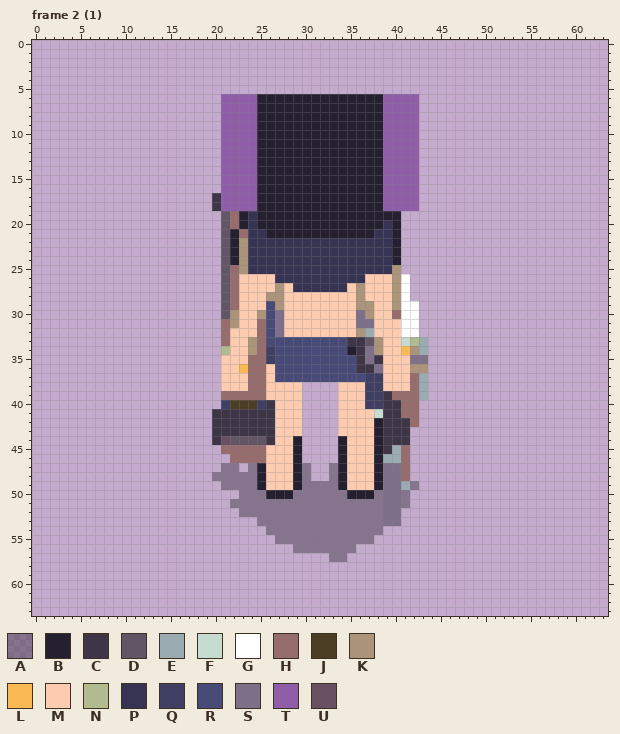
Two versions of one pixel-art file, resources/asesprite/Sprites64.aseprite. This is how it looked before the edit.
64x64 pixels, 153 frames. Shown: frame 2 (1). The commit also changed other frames, which this record leaves out.
Palette (. is transparent): A #25203064  B #252030  C #3e3546  D #625565  E #9babb2  F #c7dcd0  G #ffffff  H #966c6c  J #4c3e24  K #ab947a  L #fbb954  M #fdcbb0  N #b2ba90  P #363452  Q #3f3f64  R #484a77  S #7f708a  T #905ea9  U #694f62
Pixels before, frame 2 (1) (only the part around the change), first column x 26:
15 BBBBBBBBBBBBBTTTT...........
16 BBBBBBBBBBBBBTTTT...........
17 BBBBBBBBBBBBBTTTT...........
18 BBBBBBBBBBBBBTTTT...........
19 BBBBBBBBBBBBBBB.............
20 BBBBBBBBBBBBBPB.............
21 BBBBBBBBBBBBPPB.............
22 PPPPPPPPPPPPPPB.............
23 PPPPPPPPPPPPPPB.............
24 PPPPPPPPPPPPPPB.............
25 PPPPPPPPPPPPPPK.............
26 MPPPPPPPPPPMMMKG............
27 MKMPPPPPPMKMMMKG............
28 KKMMMMMMMMKMMMKG............
29 RKMMMMMMMMKKMMKGG...........
30 RSMMMMMMMMSKMMHGG...........
31 RSMMMMMMMMSSMMMGG...........
32 RSMMMMMMMMKEMMMGG...........
33 RRRRRRRRRCCDKMMFNE..........
34 QRRRRRRRRBCSKMMLKE..........
35 QRRRRRRRRRCSCMMMSS..........
36 MRRRRRRRRRCCSMMMKK..........
37 MRRRRRRRRRRQQMMMHE..........
38 MMMM....MMMQQMMMHE..........
39 MMMM....MMMQQCHHHE..........
40 CMMM....MMMQQCCHH...........
41 CMMM....MMMMFCCHH...........
42 CMMM....MMMMBCCCH...........
43 CMMM....MMMMBCCC............
44 CMMB....BMMMBCCC............
45 MMMB....BMMMBCEH............
46 MMMB....BMMMBEEH............
47 MMMBA..ABMMMBSSH............
48 MMMBA..ABMMMBSSH............
49 MMMBAAAABMMMBSSEA...........
50 BBBAAAAAABBBASSA............
51 AAAAAAAAAAAAASSA............
52 AAAAAAAAAAAAASS.............
53 AAAAAAAAAAAAASS.............
After:
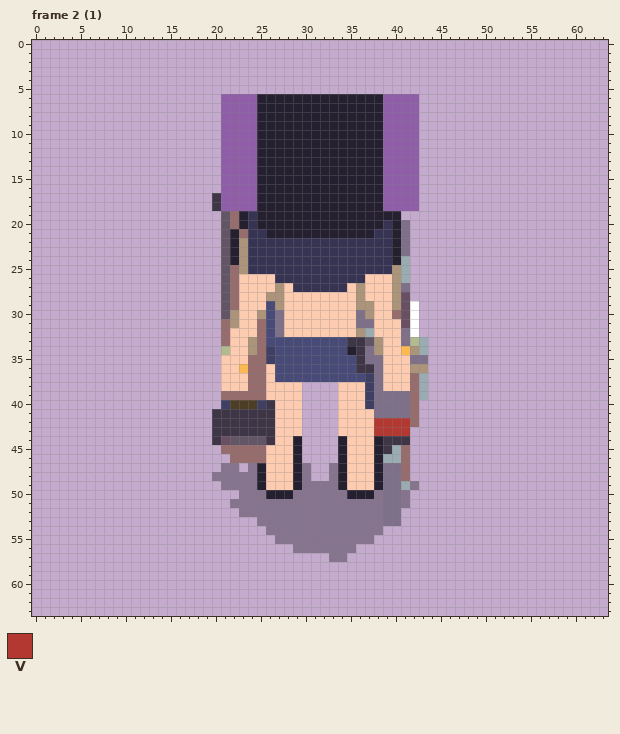
Colours new in this view: V #b33831
What changed:
layer "Weapons/Flamethrower" added
Frame 2 (1), layer "Weapons/Flamethrower":
y 20..23: x 41 . -> S
y 24..25: x 41 . -> E
y 26: x 41 G -> E
y 27: x 41 G -> S
y 28..31: x 41 G -> U
y 32: x 41 G -> S
y 33: x 41 F -> S
y 35: x 38 C -> S
y 37..38: x 38 Q -> S
y 39: x 38..41 QCHH -> SSSS
y 40: x 38..41 QCCH -> SSSS
y 41: x 38..41 FCCH -> SSSS
y 42..43: x 38..41 BCCC -> VVVV
Pixel boxes of the changes (left, top, right, bottom) in both pictures:
changed: (374, 220, 410, 436)
